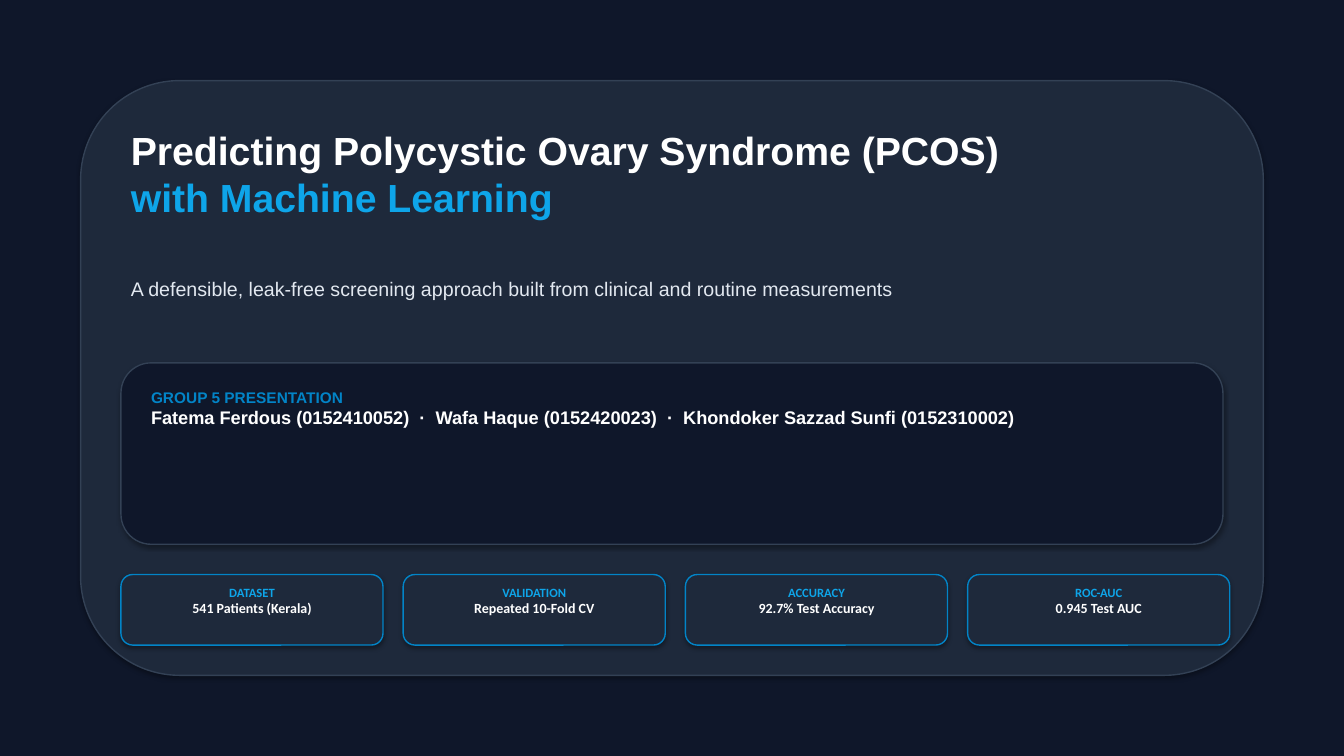
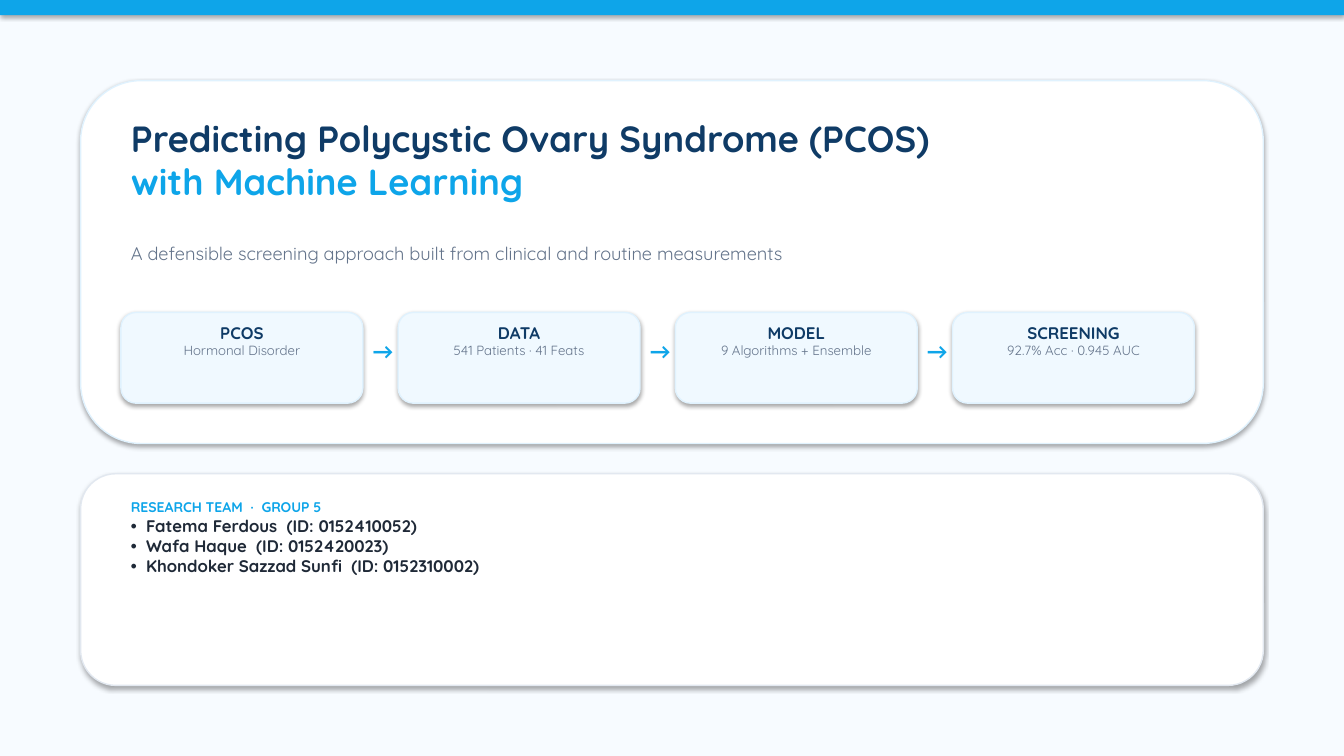
Before and after one commit to sunfi-x/pcos-ml-prediction, a slide deck: slide 1 of PCOS_ML_Project_Presentation_Professional.pptx. Drawn at 1344x756 pixels with LibreOffice and Linux fonts; fonts in the diff are those of the drawing. Boxes give left, top, right and bottom in pixels: in the first picture for what was removed or moved away, otherwise in the second. Text is boxed around its words. In the diff, an @@ line names an element or a change of style, - is before the commit and + after.

```diff
--- a/PCOS_ML_Project_Presentation_Professional.pptx
+++ b/PCOS_ML_Project_Presentation_Professional.pptx
@@ background #0F172A to #F7FBFF @@
@@ rectangle added at <box>0,0,1344,15</box>, fill #0EA5E9 @@
@@ rounded rectangle: place and size @@
-rounded rectangle at <box>81,81,1263,676</box>
+rounded rectangle at <box>81,81,1263,444</box>
@@ rounded rectangle at <box>81,81,1263,444</box>: fill #1E293B to #FFFFFF; outline #334155 1 pt to #E0F2FE 1 pt @@
@@ text "Predicting Polycystic Ovary Syndrome (PCOS)": place and size @@
-text "Predicting Polycystic Ovary Syndrome (PCOS)" at <box>131,136,999,220</box>
+text "Predicting Polycystic Ovary Syndrome (PCOS)" at <box>131,125,929,203</box>
@@ text "Predicting Polycystic Ovary Syndrome (PCOS)" at <box>131,125,929,203</box>: size 28 to 26 pt, font Arial to Quicksand; text colour #FFFFFF to #0F3B66 in "Predicting Polycystic Ovary Syndrome (PCOS)" @@
@@ text at <box>131,246,782,264</box>: text changed; size 14 to 13 pt; font Arial to Quicksand; text colour #E2E8F0 to #64748B @@
-A defensible, leak-free screening approach built from clinical and routine measurements
+A defensible screening approach built from clinical and routine measurements
@@ rounded rectangle added at <box>121,313,363,403</box>, fill #F0F9FF, outline #E0F2FE 1 pt @@
@@ text added at <box>184,327,300,355</box>, 9.5 pt, text #64748B @@
+PCOS
+Hormonal Disorder
@@ rounded rectangle: place and size @@
-rounded rectangle at <box>403,575,665,645</box>
+rounded rectangle at <box>398,313,640,403</box>
@@ rounded rectangle at <box>398,313,640,403</box>: fill #1E293B to #F0F9FF; outline #0284C7 1 pt to #E0F2FE 1 pt @@
@@ text added at <box>454,327,585,355</box>, 9.5 pt, text #64748B @@
+DATA
+541 Patients · 41 Feats
@@ rounded rectangle added at <box>676,313,918,403</box>, fill #F0F9FF, outline #E0F2FE 1 pt @@
@@ text added at <box>721,327,871,358</box>, 9.5 pt, text #64748B @@
+MODEL
+9 Algorithms + Ensemble
@@ rounded rectangle added at <box>953,313,1195,403</box>, fill #F0F9FF, outline #E0F2FE 1 pt @@
@@ text added at <box>1007,327,1140,355</box>, 9.5 pt, text #64748B @@
+SCREENING
+92.7% Acc · 0.945 AUC
@@ text added at <box>363,333,398,383</box>, 16 pt, text #0EA5E9, bold @@
+→
@@ text added at <box>640,333,676,383</box>, 16 pt, text #0EA5E9, bold @@
+→
@@ text added at <box>918,333,953,383</box>, 16 pt, text #0EA5E9, bold @@
+→
@@ rounded rectangle removed at <box>121,363,1223,544</box> @@
@@ rounded rectangle added at <box>81,474,1263,686</box>, fill #FFFFFF, outline #E2E8F0 1 pt @@
@@ text at <box>131,502,479,575</box>: text changed; size 13 to 12 pt; font Arial to Quicksand; text colour #FFFFFF to #1F2937 @@
-GROUP 5 PRESENTATION
-Fatema Ferdous (0152410052) · Wafa Haque (0152420023) · Khondoker Sazzad Sunfi (0152310002)
+RESEARCH TEAM · GROUP 5
+• Fatema Ferdous (ID: 0152410052)
+• Wafa Haque (ID: 0152420023)
+• Khondoker Sazzad Sunfi (ID: 0152310002)
@@ rounded rectangle removed at <box>121,575,383,645</box> @@
@@ text removed at <box>192,589,312,615</box> @@
-DATASET
-541 Patients (Kerala)
@@ text removed at <box>474,588,595,616</box> @@
-VALIDATION
-Repeated 10-Fold CV
@@ rounded rectangle removed at <box>686,575,948,645</box> @@
@@ text removed at <box>759,588,875,615</box> @@
-ACCURACY
-92.7% Test Accuracy
@@ rounded rectangle removed at <box>968,575,1230,645</box> @@
@@ text removed at <box>1056,588,1142,613</box> @@
-ROC-AUC
-0.945 Test AUC
```
Also in this commit, not shown: 9 other slides changed, 1 other file.
